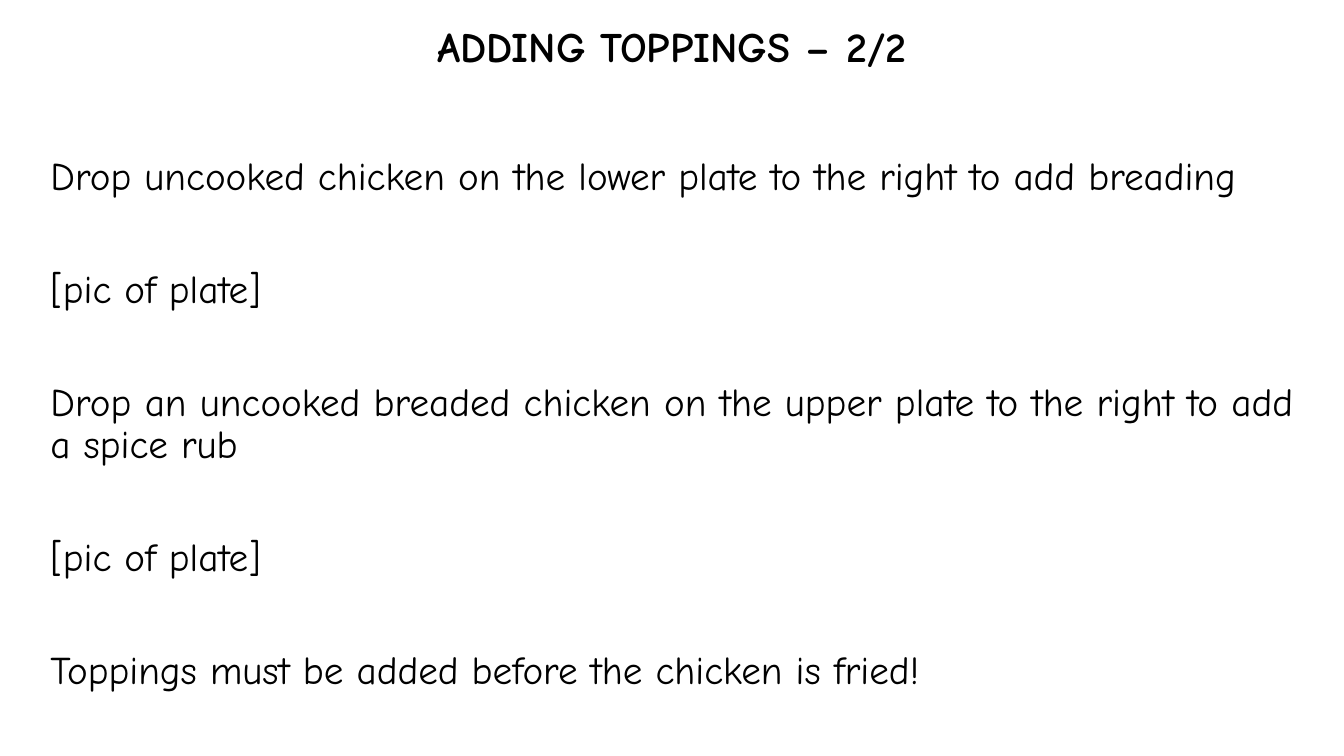
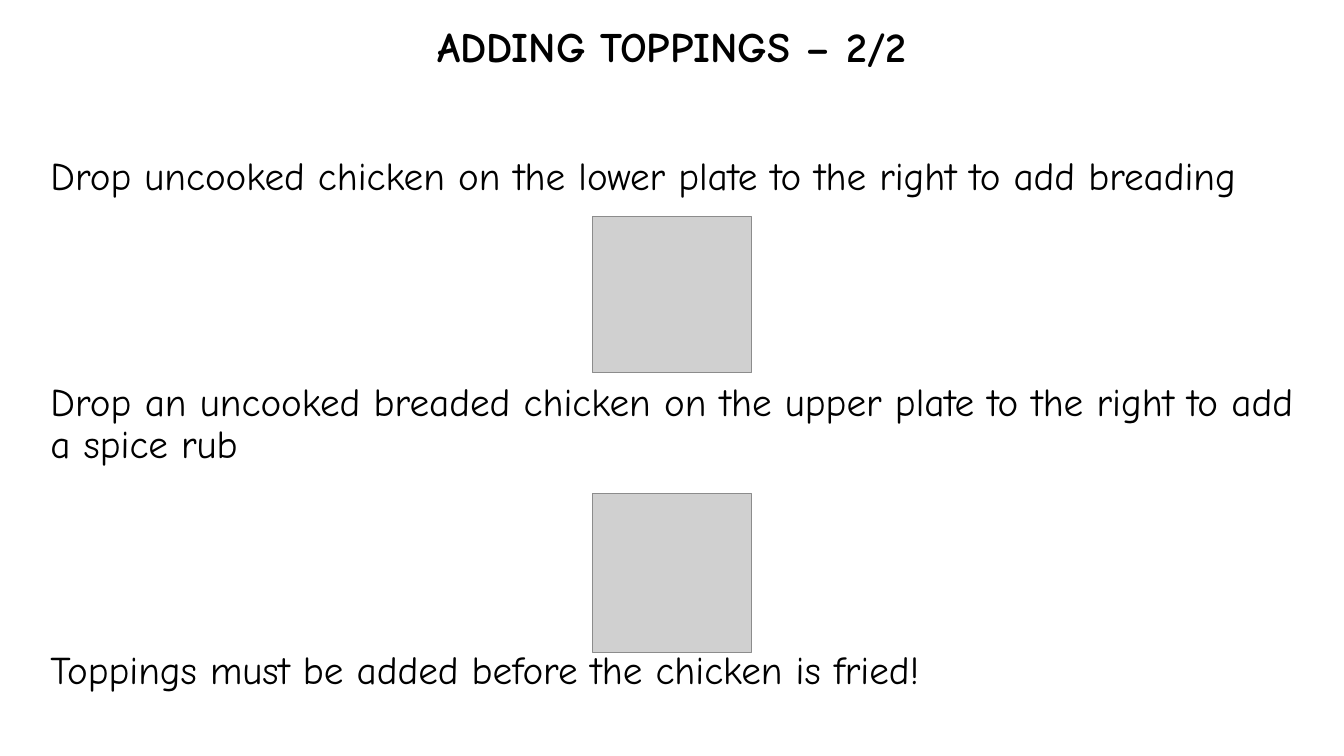
Before and after one commit to hwaet/LD48, a slide deck: slide 11 of Assets/Instructions/Source.pptx. Drawn at 1344x756 pixels with LibreOffice and Linux fonts; fonts in the diff are those of the drawing; grey boxes stand for pictures. Boxes give left, top, right and bottom in pixels: in the first picture for what was removed or moved away, otherwise in the second. Text is boxed around its words. In the diff, an @@ line names an element or a change of style, - is before the commit and + after.

```diff
--- a/Assets/Instructions/Source.pptx
+++ b/Assets/Instructions/Source.pptx
@@ picture added at (593,217,752,373) @@
@@ text at (50,271,261,311): paragraph removed @@
-[pic of plate]
@@ picture added at (593,493,752,652) @@
@@ text at (50,539,261,579): paragraph removed @@
-[pic of plate]
```
Also in this commit, not shown: 9 other slides changed.
